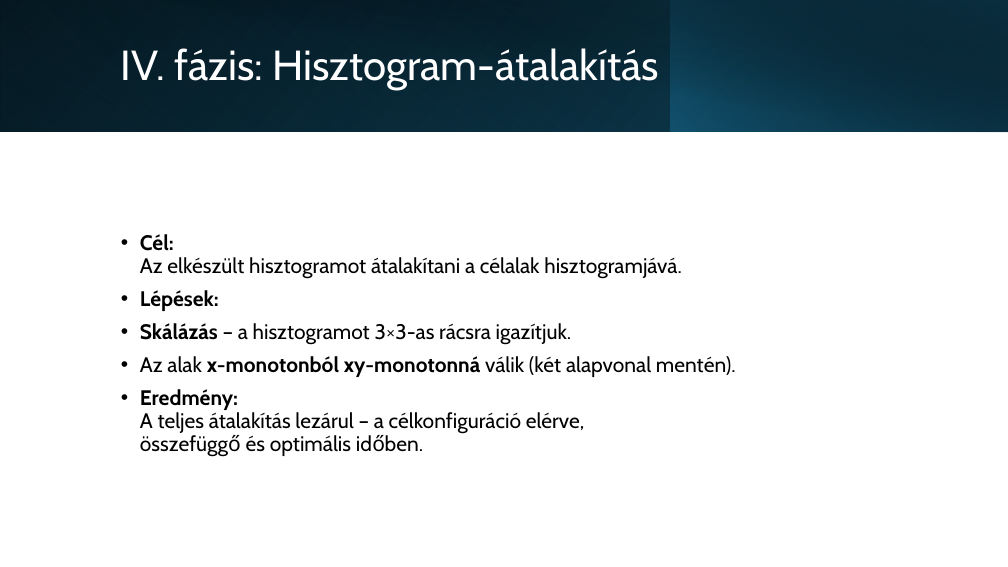
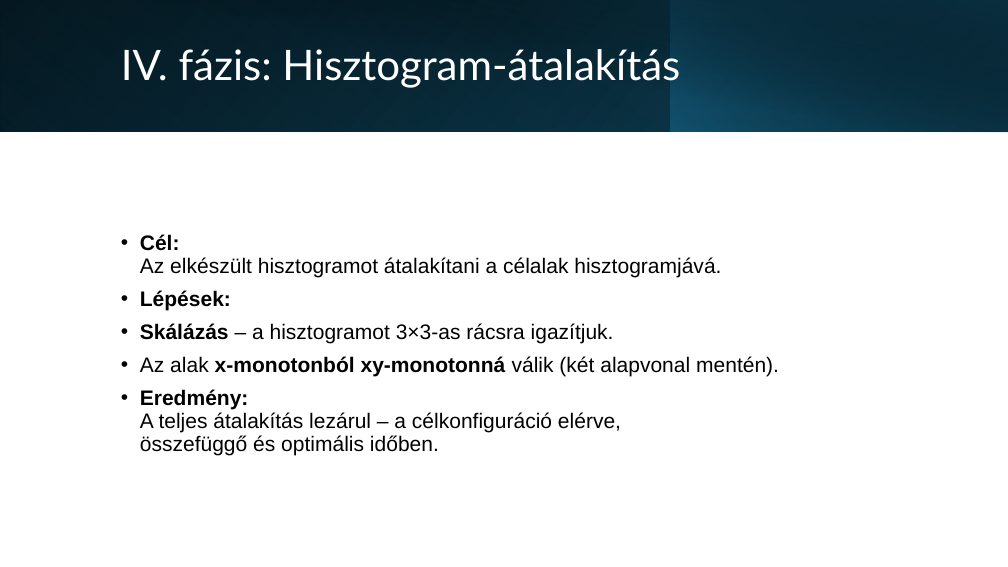
Before and after one commit to xlykoi/Szamitogepes-halozatok, a slide deck: slide 7 of Short_presentation.pptx. Drawn at 1008x567 pixels with LibreOffice and Linux fonts; fonts in the diff are those of the drawing. Boxes give left, top, right and bottom in pixels: in the first picture for what was removed or moved away, otherwise in the second. Text is boxed around its words. In the diff, an @@ line names an element or a change of style, - is before the commit and + after.

```diff
--- a/Short_presentation.pptx
+++ b/Short_presentation.pptx
@@ rectangle at box(0, 0, 1008, 132): fill gradient #000000 to #104862 to gradient #000000 to #0F4861 @@
@@ rectangle at box(0, 0, 671, 132): fill gradient #156082 to #0B3041 to gradient #156082 to #0A3041 @@
@@ rectangle at box(38, 0, 1008, 132): fill gradient #000000 to #0B3041 to gradient #000000 to #0A3041 @@
@@ title "IV. fázis: Hisztogram-átalakítás" at box(121, 49, 680, 88): font Cabin to Lato @@
@@ text "Cél: Az elkészült hisztogramot átalakítani ..." at box(140, 234, 779, 455): font Cabin to Arial; less space between paragraphs @@
```
Also in this commit, not shown: 6 other slides changed, 1 slide added.
